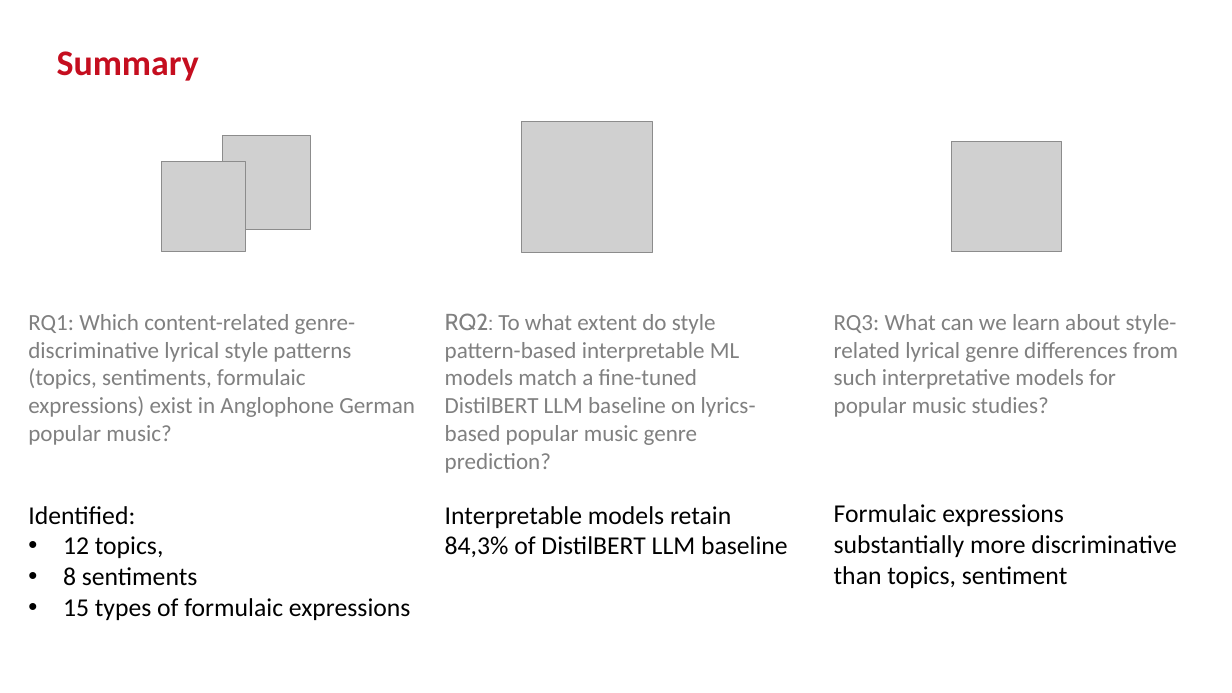
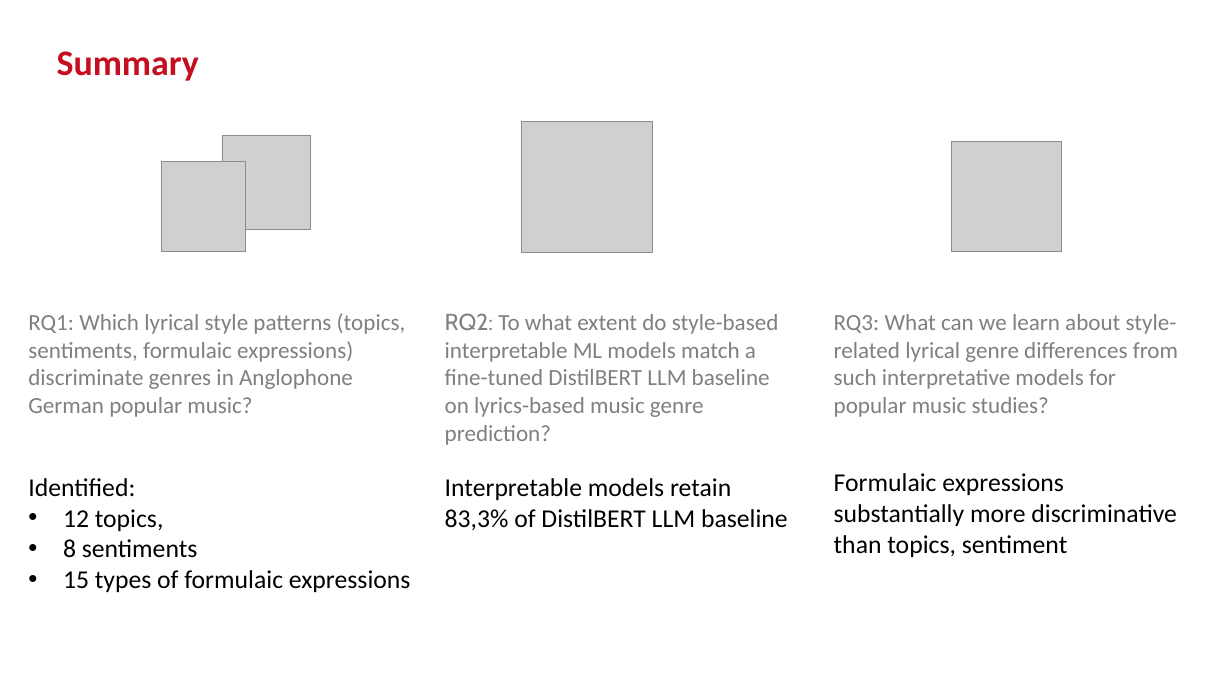
Before and after one commit to markusradke/LyricalPatterns, a slide deck: slide 20 of reports/current_presentation.pptx. Drawn at 1232x693 pixels with LibreOffice and Linux fonts; fonts in the diff are those of the drawing; grey boxes stand for pictures; background and template pictures are left out. Boxes give left, top, right and bottom in pixels: in the first picture for what was removed or moved away, otherwise in the second. Text is boxed around its words. In the diff, an @@ line names an element or a change of style, - is before the commit and + after.

```diff
--- a/reports/current_presentation.pptx
+++ b/reports/current_presentation.pptx
@@ text at bbox=[28, 313, 406, 417]: text changed @@
-RQ1: Which content-related genre-discriminative lyrical style patterns (topics, sentiments, formulaic expressions) exist in Anglophone German popular music?
+RQ1: Which lyrical style patterns (topics, sentiments, formulaic expressions) discriminate genres in Anglophone German popular music?
@@ text at bbox=[445, 313, 788, 530]: text changed @@
-RQ2: To what extent do style pattern-based interpretable ML models match a fine-tuned DistilBERT LLM baseline on lyrics-based popular music genre prediction?
-Interpretable models retain 84,3% of DistilBERT LLM baseline
+RQ2: To what extent do style-based interpretable ML models match a fine-tuned DistilBERT LLM baseline on lyrics-based music genre prediction?
+Interpretable models retain 83,3% of DistilBERT LLM baseline
@@ text "RQ3: What can we learn ..." rewrapped from bbox=[834, 314, 1178, 588] to bbox=[834, 314, 1178, 557] @@
```
Also in this commit, not shown: 3 other slides changed, 15 other files.
